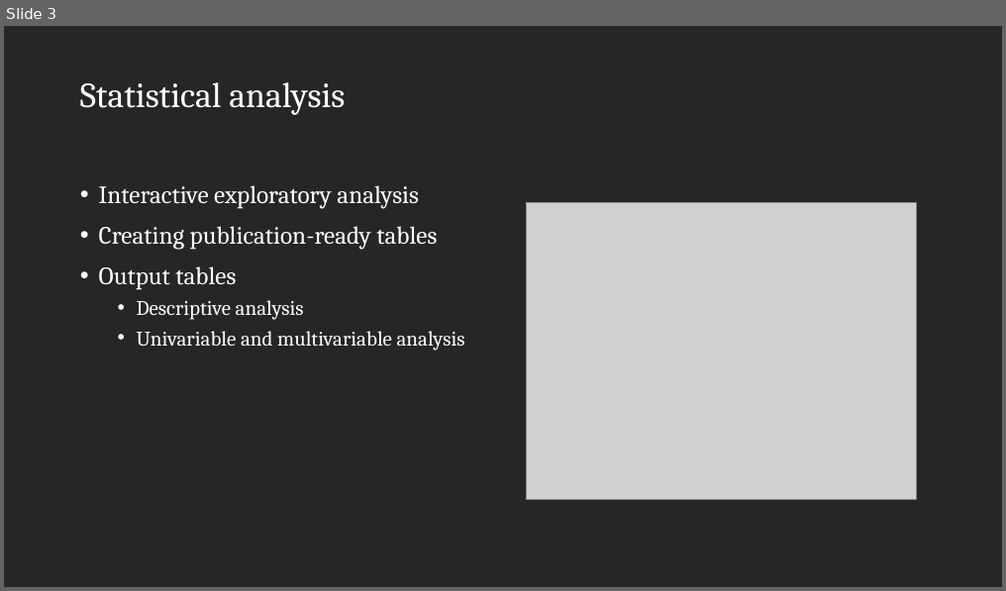
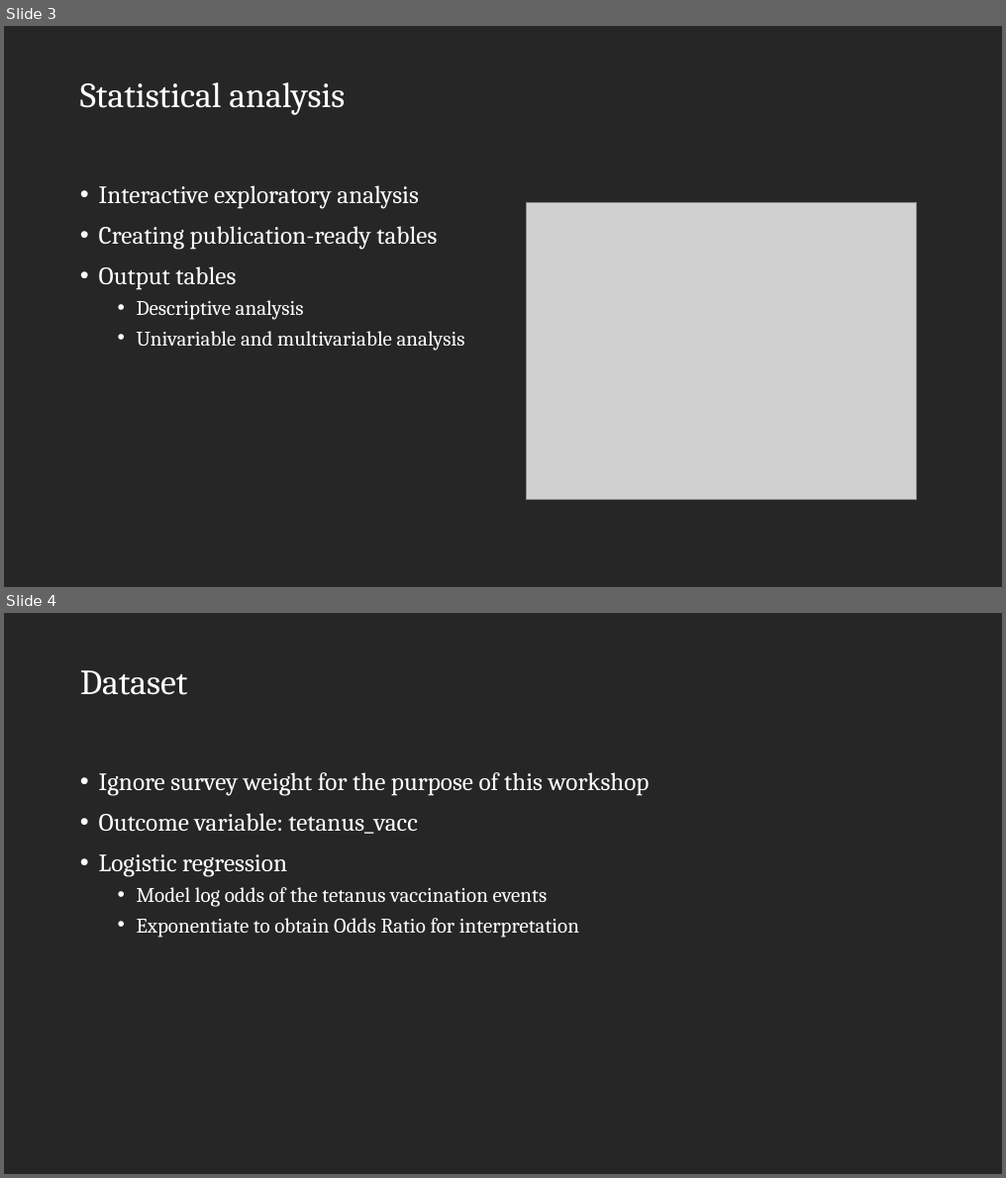
Before and after one commit to zawmtun/r_workshop_ex, a slide deck: code/05_regress.pptx. Shown one above the other, each under a label of ours: slide 3 before the commit, slides 3 and 4 after it. The pictures are 1006x591 and 1006x1178 pixels, drawn with LibreOffice and Linux fonts; fonts in the diff are those of the drawing; grey boxes stand for pictures; background and template pictures are left out. Boxes give left, top, right and bottom in pixels: in the first picture for what was removed or moved away, otherwise in the second. Text is boxed around its words. In the diff, an @@ line names an element or a change of style, - is before the commit and + after.

```diff
--- a/code/05_regress.pptx
+++ b/code/05_regress.pptx
@@ slide 4 added at box(4, 613, 1002, 1174), background #262626 @@
@@ title added at box(80, 670, 188, 695), 34 pt, text #FFFFFF @@
+Dataset
@@ text added at box(99, 772, 649, 938), 24 pt, text #FFFFFF @@
+• Ignore survey weight for the purpose of this workshop
+• Outcome variable: tetanus_vacc
+• Logistic regression
+  • Model log odds of the tetanus vaccination events
+  • Exponentiate to obtain Odds Ratio for interpretation
```
Also in this commit, not shown: 3 other files.
